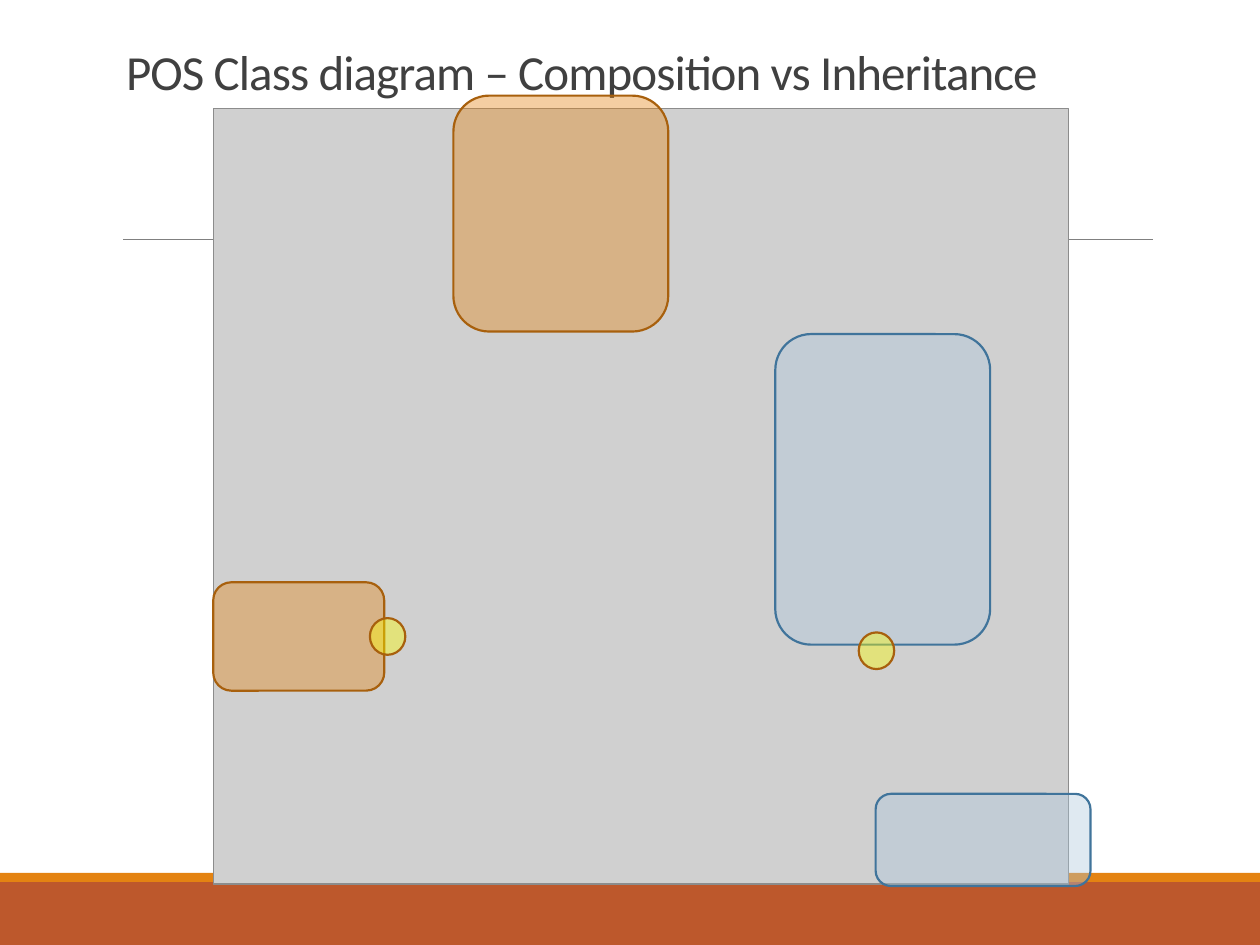
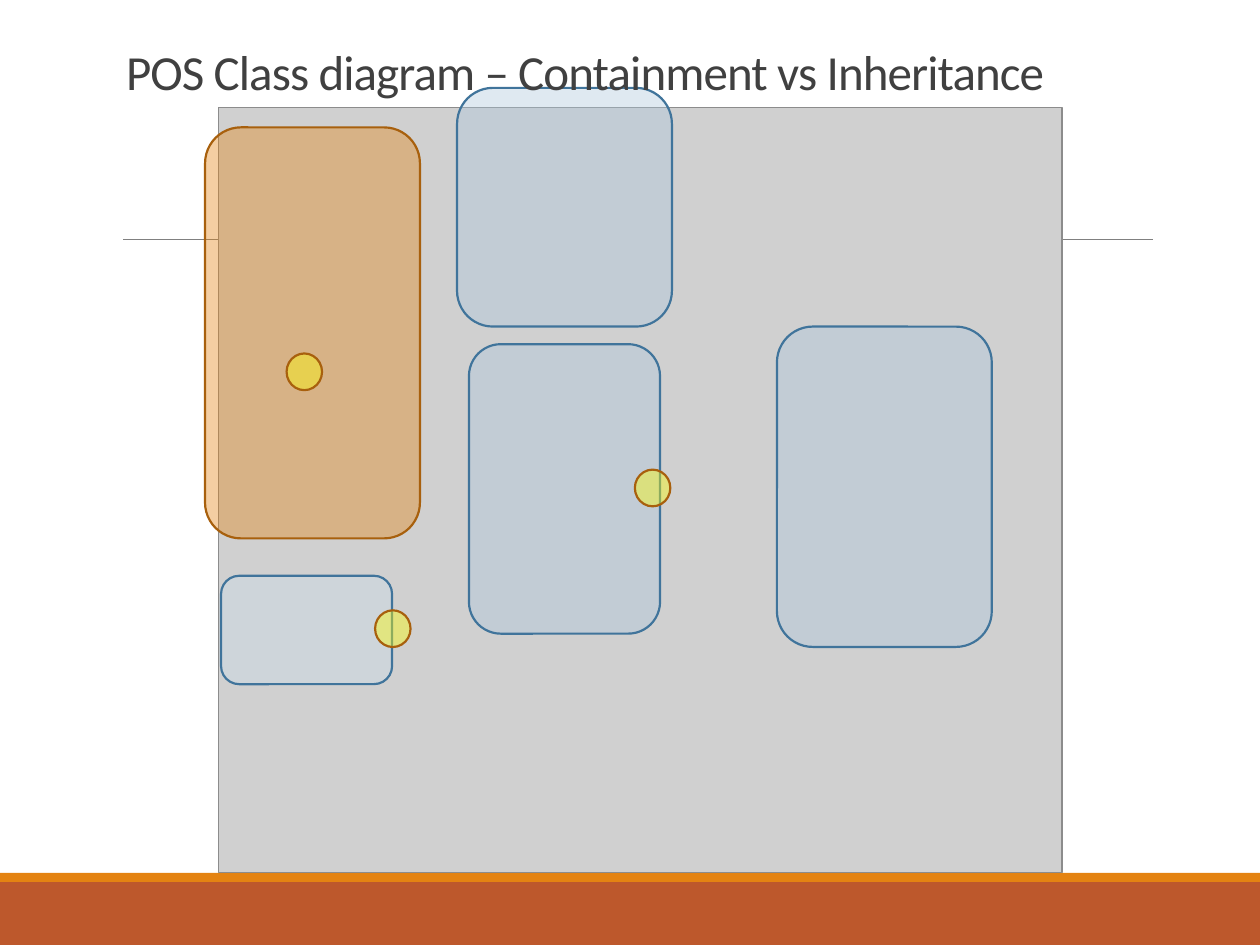
Before and after one commit to deeperj/dillinger, a slide deck: slide 16 of thesis/ukapp2/wqu_isc/sofware_design/Javabc04.pptx. Drawn at 1260x945 pixels with LibreOffice and Linux fonts; fonts in the diff are those of the drawing; grey boxes stand for pictures. Boxes give left, top, right and bottom in pixels: in the first picture for what was removed or moved away, otherwise in the second. Text is boxed around its words. In the diff, an @@ line names an element or a change of style, - is before the commit and + after.

```diff
--- a/thesis/ukapp2/wqu_isc/sofware_design/Javabc04.pptx
+++ b/thesis/ukapp2/wqu_isc/sofware_design/Javabc04.pptx
@@ title at (126, 56, 1045, 102): text changed @@
-POS Class diagram – Composition vs Inheritance
+POS Class diagram – Containment vs Inheritance
@@ rounded rectangle: place and size @@
-rounded rectangle at (454, 96, 668, 331)
+rounded rectangle at (457, 88, 672, 326)
@@ rounded rectangle at (457, 88, 672, 326): fill #E48312 at 39% opacity to #ADC8DD at 39% opacity; outline #A9610D 1.25 pt to #40749B 1.25 pt @@
@@ picture: place and size @@
-picture at (213, 108, 1068, 883)
+picture at (218, 108, 1062, 873)
@@ rounded rectangle added at (205, 127, 420, 538), fill #E48312 at 39% opacity, outline #A9610D 1.25 pt @@
@@ rounded rectangle: place and size @@
-rounded rectangle at (775, 334, 989, 644)
+rounded rectangle at (777, 326, 992, 646)
@@ ellipse: place and size @@
-ellipse at (859, 633, 895, 669)
+ellipse at (286, 354, 321, 391)
@@ rounded rectangle added at (469, 344, 660, 634), fill #ADC8DD at 39% opacity, outline #40749B 1.25 pt @@
@@ ellipse added at (635, 470, 670, 507), fill #FFFF00 at 40% opacity, outline #A9610D 1.25 pt @@
@@ rounded rectangle: place and size @@
-rounded rectangle at (213, 582, 384, 690)
+rounded rectangle at (220, 576, 392, 684)
@@ rounded rectangle at (220, 576, 392, 684): fill #E48312 at 39% opacity to #CCDDEA at 39% opacity; outline #A9610D 1.25 pt to #40749B 1.25 pt @@
@@ ellipse: place and size @@
-ellipse at (370, 619, 406, 655)
+ellipse at (375, 610, 411, 646)
@@ rounded rectangle removed at (876, 794, 1090, 886) @@
```
Also in this commit, not shown: 2 other slides changed, 1 other file.
